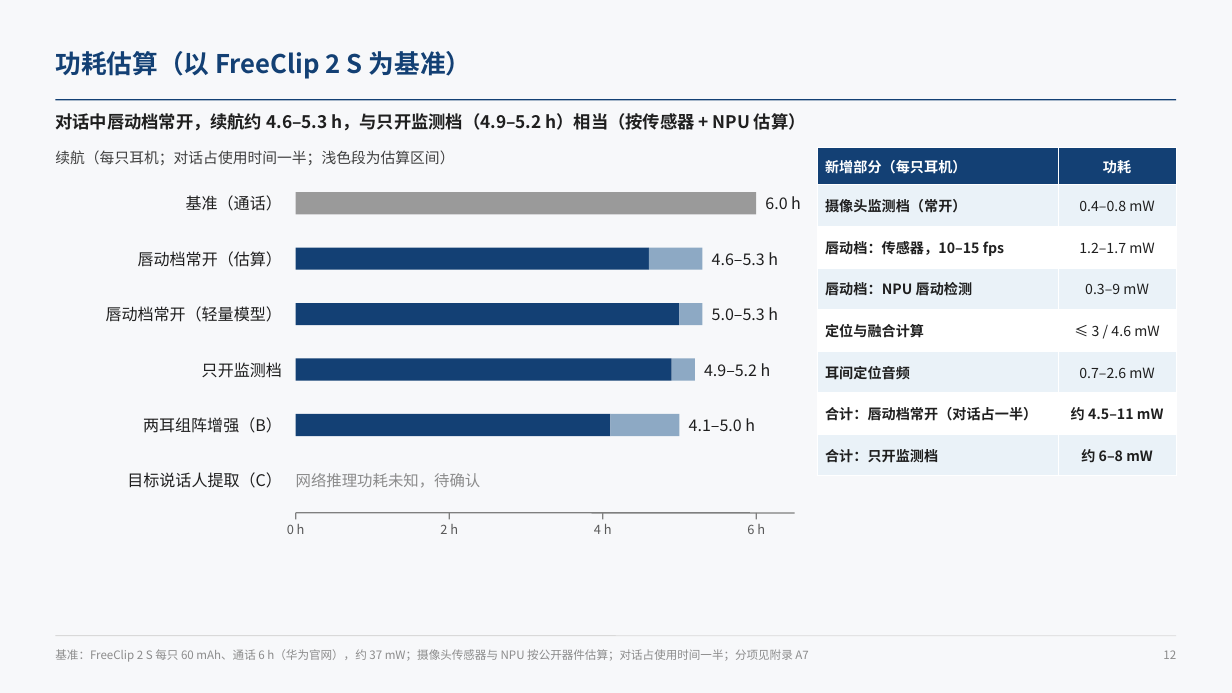
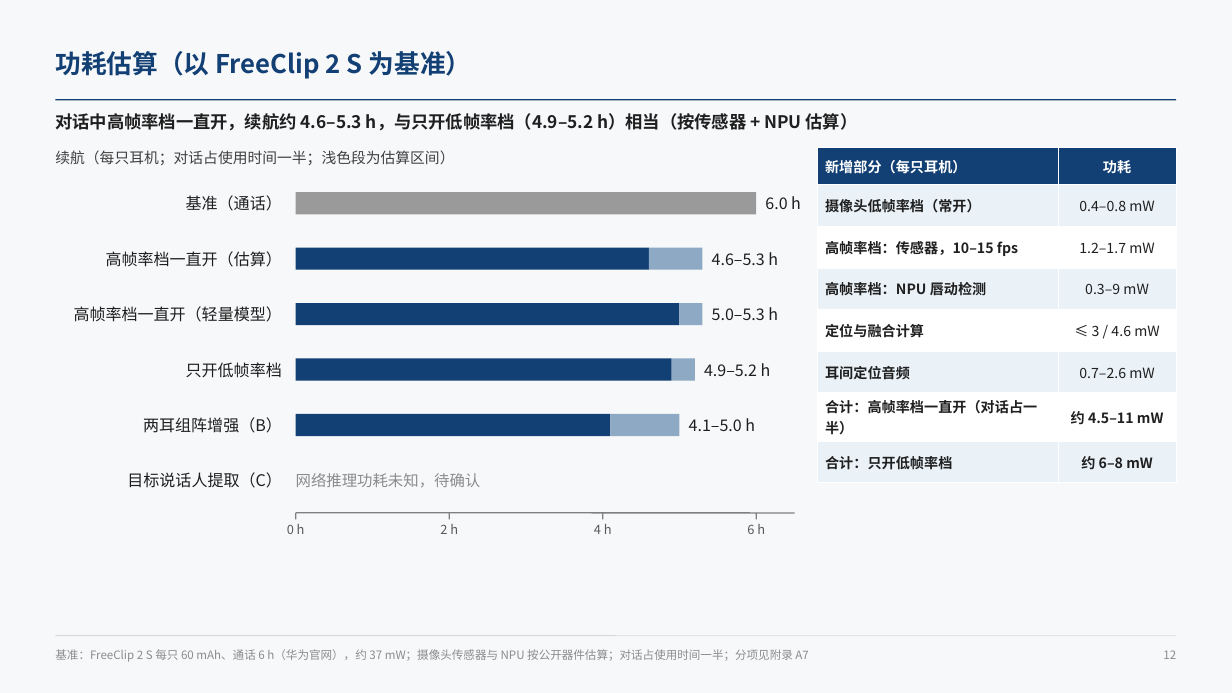
Before and after one commit to ZeroFoxxi/ssl-scene1, a slide deck: slide 12 of 02_耳机声源定位/耳机摄像头听觉辅助_整体设计方案.pptx. Drawn at 1232x693 pixels with LibreOffice and Linux fonts; fonts in the diff are those of the drawing. Boxes give left, top, right and bottom in pixels: in the first picture for what was removed or moved away, otherwise in the second. Text is boxed around its words. In the diff, an @@ line names an element or a change of style, - is before the commit and + after.

```diff
--- a/02_耳机声源定位/耳机摄像头听觉辅助_整体设计方案.pptx
+++ b/02_耳机声源定位/耳机摄像头听觉辅助_整体设计方案.pptx
@@ text at (x1=55, y1=113, x2=858, y2=131): text changed @@
-对话中唇动档常开，续航约 4.6–5.3 h，与只开监测档（4.9–5.2 h）相当（按传感器 + NPU 估算）
+对话中高帧率档一直开，续航约 4.6–5.3 h，与只开低帧率档（4.9–5.2 h）相当（按传感器 + NPU 估算）
@@ table at (x1=818, y1=148, x2=1177, y2=474) @@
-row 2, column 1: 摄像头监测档（常开）
+row 2, column 1: 摄像头低帧率档（常开）
-row 3, column 1: 唇动档：传感器，10–15 fps
+row 3, column 1: 高帧率档：传感器，10–15 fps
-row 4, column 1: 唇动档：NPU 唇动检测
+row 4, column 1: 高帧率档：NPU 唇动检测
-row 7, column 1: 合计：唇动档常开（对话占一半）
+row 7, column 1: 合计：高帧率档一直开（对话占一半）
-row 8, column 1: 合计：只开监测档
+row 8, column 1: 合计：只开低帧率档
@@ text at (x1=106, y1=251, x2=282, y2=267): text changed @@
-唇动档常开（估算）
+高帧率档一直开（估算）
@@ text at (x1=74, y1=306, x2=282, y2=322): text changed @@
-唇动档常开（轻量模型）
+高帧率档一直开（轻量模型）
@@ text at (x1=186, y1=362, x2=282, y2=378): text changed @@
-只开监测档
+只开低帧率档
```
Also in this commit, not shown: 10 other slides changed, 1 slide added, 12 other files.
